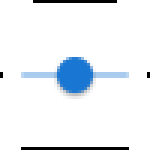
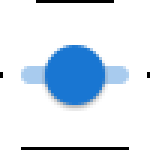
Layer changes from the first 150 × 150 image to the second:
painted on "NPatch" over [33, 0, 117, 3]
painted on "Cursor" (2nd of 2, in "Colored") over [45, 45, 105, 105]
painted on "Rounded Rectangle 1" (2nd of 2, in "Colored") over [21, 66, 129, 84]
